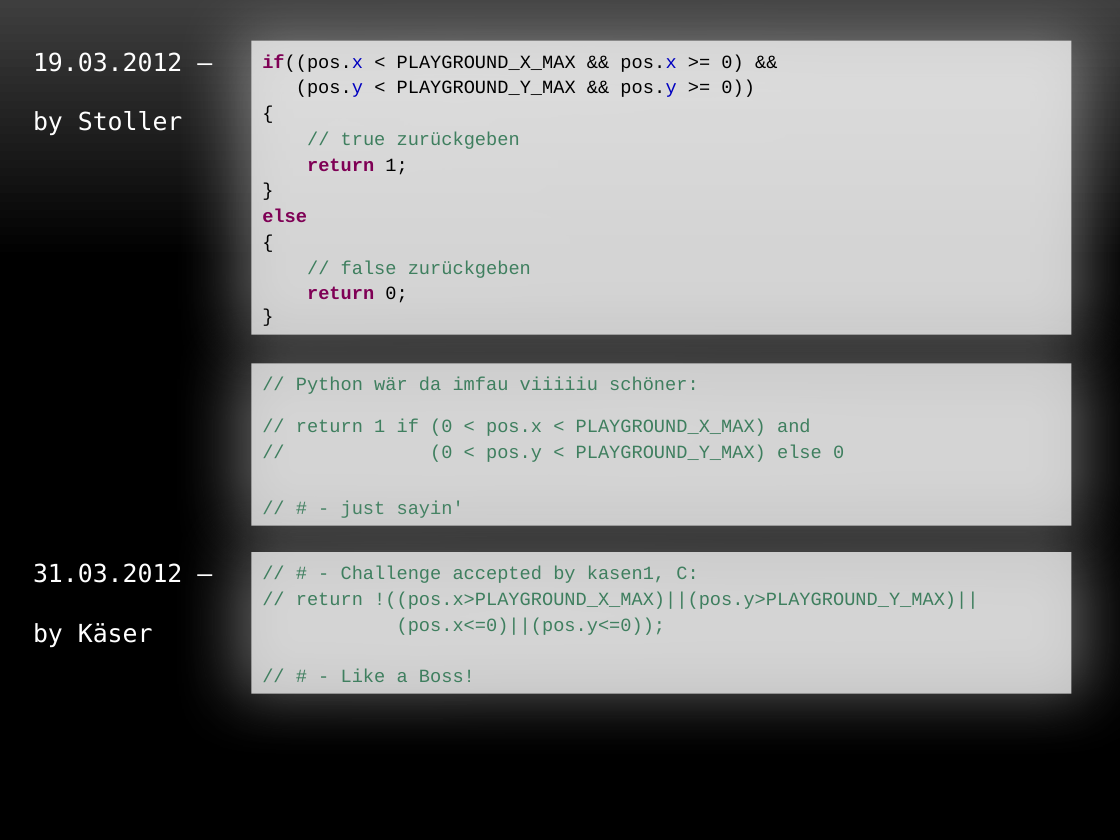
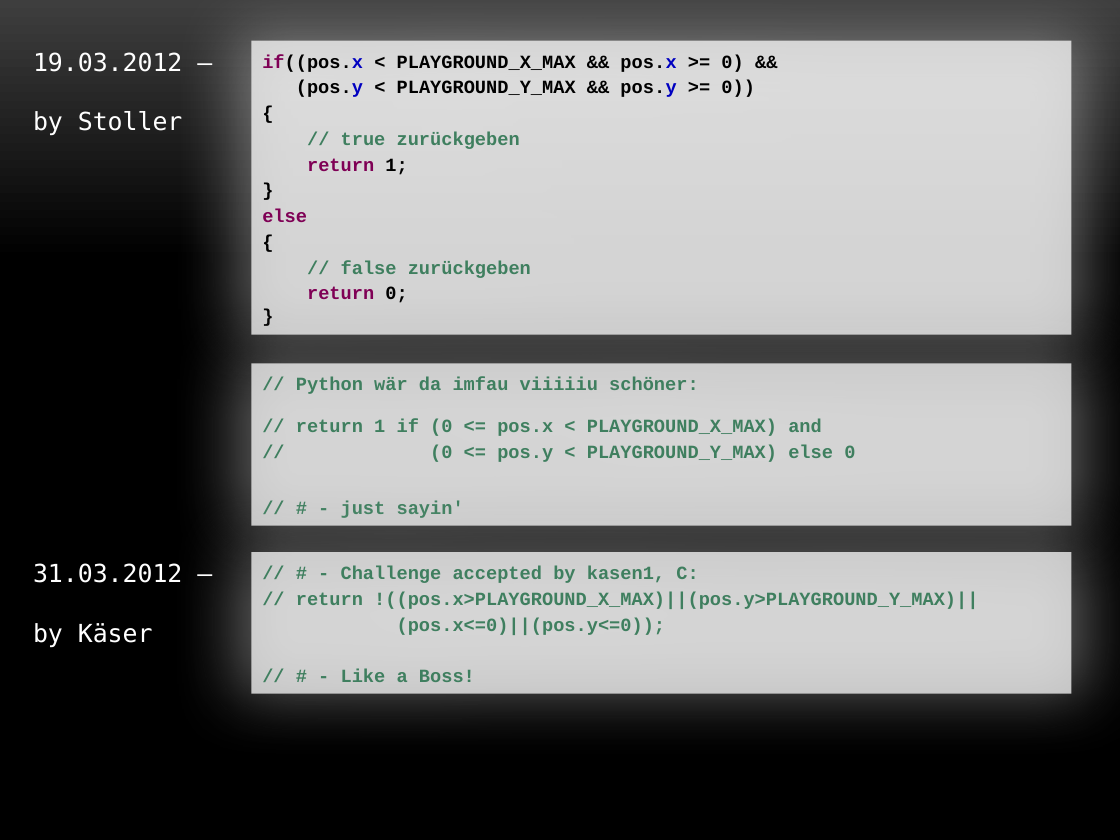
Before and after one commit to stocyr/LaserChess, a slide deck: slide 10 of docs/LaserChess.pptx. Drawn at 1120x840 pixels with LibreOffice and Linux fonts; fonts in the diff are those of the drawing; background and template pictures are left out. Boxes give left, top, right and bottom in pixels: in the first picture for what was removed or moved away, otherwise in the second. Text is boxed around its words. In the diff, an @@ line names an element or a change of style, - is before the commit and + after.

```diff
--- a/docs/LaserChess.pptx
+++ b/docs/LaserChess.pptx
@@ text in rectangle at (262,55,755,303): bold on in "if((pos.x < PLAYGROUND_X_MAX && pos.x >= 0) ...", "(pos.y < PLAYGROUND_Y_MAX && pos.y >= 0))", "{", "// true zurückgeben" and 6 more places @@
@@ text in rectangle at (296,377,699,518): bold on in "// Python wär da imfau viiiiiu schöner:", "// # - just sayin'" @@
@@ text in rectangle at (296,419,855,462): text changed; bold on @@
-// return 1 if (0 < pos.x < PLAYGROUND_X_MAX) and
-// (0 < pos.y < PLAYGROUND_Y_MAX) else 0
+// return 1 if (0 <= pos.x < PLAYGROUND_X_MAX) and
+// (0 <= pos.y < PLAYGROUND_Y_MAX) else 0
@@ rectangle "// # - Challenge accepted ..." at (251,552,1071,693): bold on @@
```
Also in this commit, not shown: 4 other slides changed, 1 other file.
